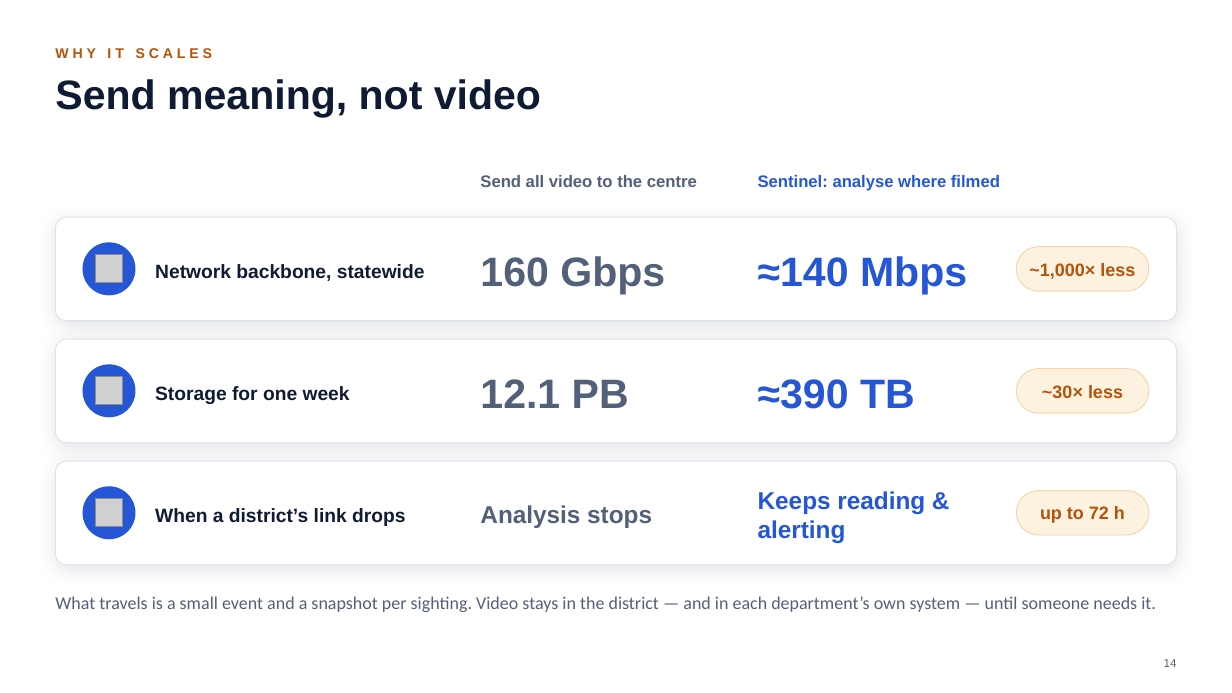
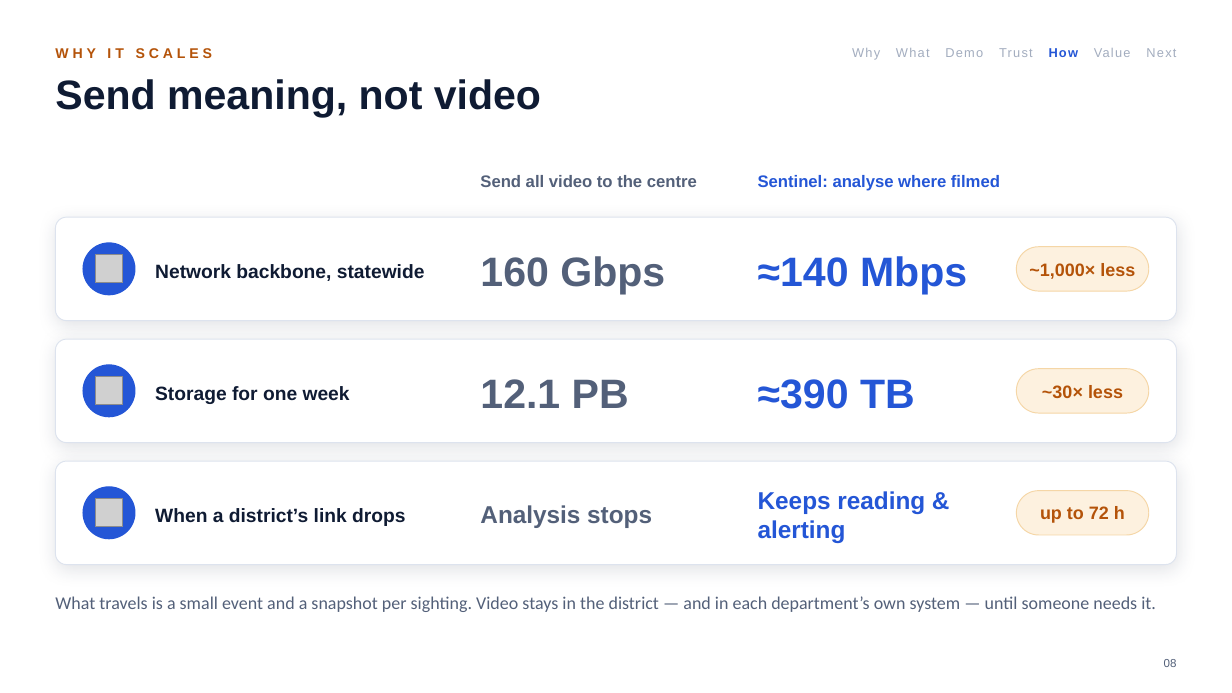
Before and after one commit to parthpatel643/sentinel-hackathon, a slide deck: slide 8 of docs/Sentinel-Finale-Pitch.pptx (slide 14 before the commit). Drawn at 1232x693 pixels with LibreOffice and Linux fonts; fonts in the diff are those of the drawing; grey boxes stand for pictures. Boxes give left, top, right and bottom in pixels: in the first picture for what was removed or moved away, otherwise in the second. Text is boxed around its words. In the diff, an @@ line names an element or a change of style, - is before the commit and + after.

```diff
--- a/docs/Sentinel-Finale-Pitch.pptx
+++ b/docs/Sentinel-Finale-Pitch.pptx
@@ text added at box(852, 48, 1176, 60), 10 pt, text #A3ADBF @@
+Why What Demo Trust How Value Next
@@ text at box(1164, 659, 1177, 667): text changed @@
-14
+08
```
Also in this commit, not shown: 18 other slides changed, 2 slides added, 2 slides removed, 3 other files.
